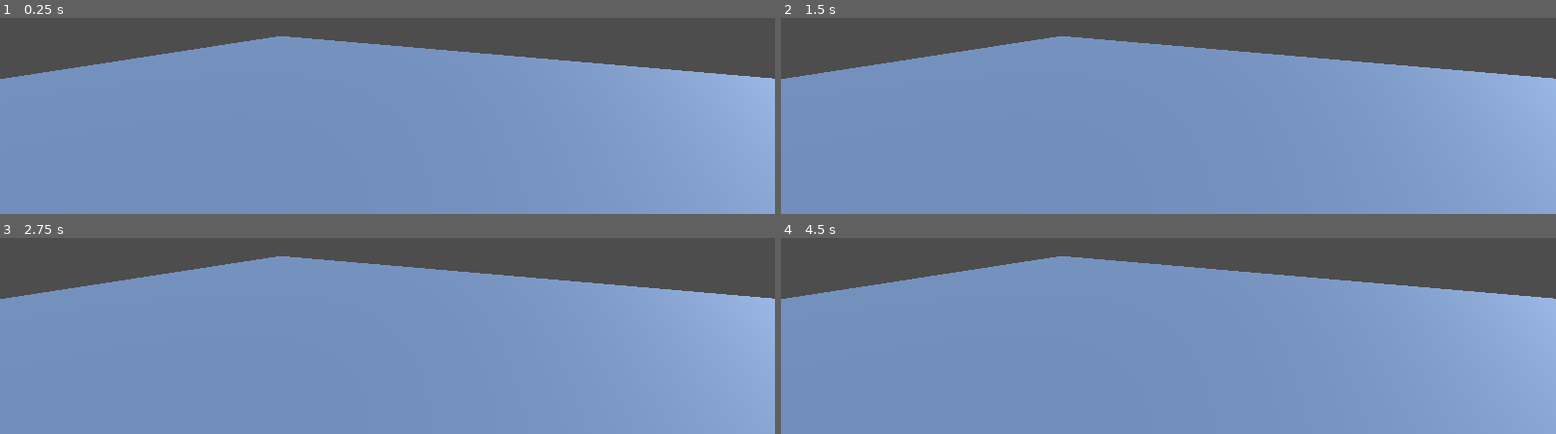
Above: before the commit, frames 1-4 (two rows, left to right).
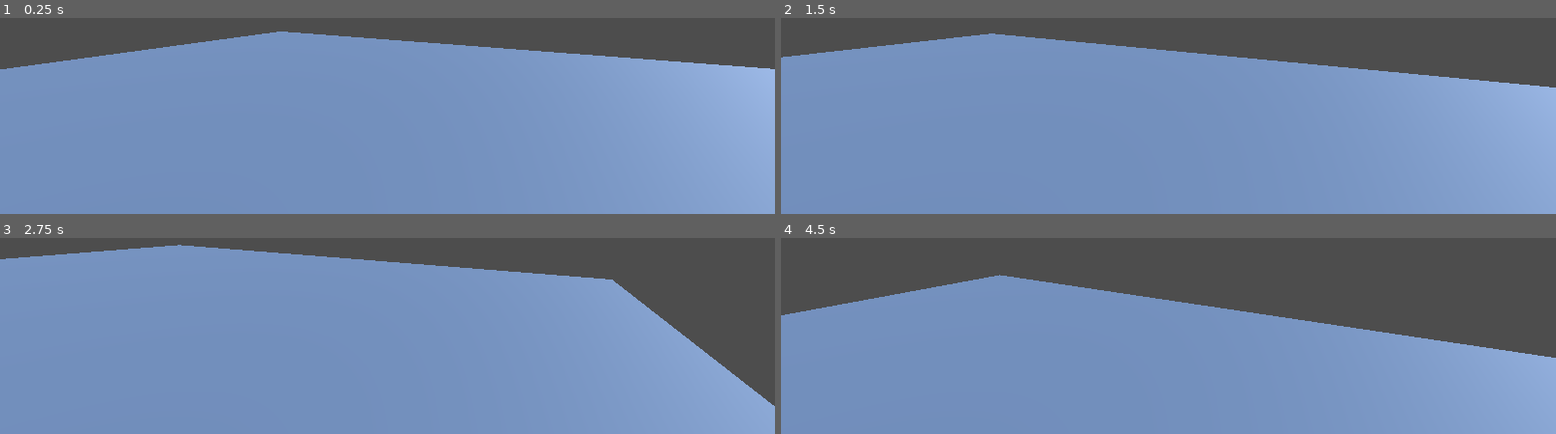
Above: after the commit, the same moments.

Repository: chpassos/fps_test
Game: Godot game, scene res://scenes/levels/world_test.tscn
The game is run twice, just before and just after one commit, with the same random seed, the same clock (stepped at 60 frames per second) and the same inputs. The project has no main scene, so this scene is started directly.
Inputs:
- Up to frame 1 (0.25 s): no input
- Up to frame 2 (1.5 s): tap Enter at 0.5 s; hold D (move_right, bound only after the commit) 0.53-1.28 s; tap Space (jump, bound only after the commit) at 0.6, 0.77, 1.07, 1.35 s; hold S (move_backward, bound only after the commit) from 1.28 s (still down)
- Up to frame 3 (2.75 s): tap Space (jump, bound only after the commit) at 1.52, 1.82, 2.1 s; release S (move_backward, bound only after the commit) at 2.03 s; hold D (move_right, bound only after the commit) from 2.03 s (still down)
- Up to frame 4 (4.5 s): release D (move_right, bound only after the commit) at 2.78 s; hold W (move_forward, bound only after the commit) 2.78-3.53 s; tap Space (jump, bound only after the commit) at 2.85, 3.02, 3.32, 3.6, 3.77, 4.07, 4.35 s; hold A (move_left, bound only after the commit) from 3.53 s (still down)

The runs differ from the first frame. In frame 1, 3.6% of the frame differs, in the area x 0-100%, y 6-32%; in frame 2, 4.9%; in frame 3, 11%; in frame 4, 17%, in the area x 0-100%, y 9-62%.

Commit message:
Add player basic movement (movement template script)

Diff:
--- a/project.godot
+++ b/project.godot
@@ -24,6 +24,34 @@
 "res://ui/": "pink"
 }
 
+[input]
+
+move_forward={
+"deadzone": 0.5,
+"events": [Object(InputEventKey,"resource_local_to_scene":false,"resource_name":"","device":-1,"window_id":0,"alt_pressed":false,"shift_pressed":false,"ctrl_pressed":false,"meta_pressed":false,"pressed":false,"keycode":0,"physical_keycode":87,"key_label":0,"unicode":119,"location":0,"echo":false,"script":null)
+]
+}
+move_backward={
+"deadzone": 0.5,
+"events": [Object(InputEventKey,"resource_local_to_scene":false,"resource_name":"","device":-1,"window_id":0,"alt_pressed":false,"shift_pressed":false,"ctrl_pressed":false,"meta_pressed":false,"pressed":false,"keycode":0,"physical_keycode":83,"key_label":0,"unicode":115,"location":0,"echo":false,"script":null)
+]
+}
+move_right={
+"deadzone": 0.5,
+"events": [Object(InputEventKey,"resource_local_to_scene":false,"resource_name":"","device":-1,"window_id":0,"alt_pressed":false,"shift_pressed":false,"ctrl_pressed":false,"meta_pressed":false,"pressed":false,"keycode":0,"physical_keycode":68,"key_label":0,"unicode":100,"location":0,"echo":false,"script":null)
+]
+}
+move_left={
+"deadzone": 0.5,
+"events": [Object(InputEventKey,"resource_local_to_scene":false,"resource_name":"","device":-1,"window_id":0,"alt_pressed":false,"shift_pressed":false,"ctrl_pressed":false,"meta_pressed":false,"pressed":false,"keycode":0,"physical_keycode":65,"key_label":0,"unicode":97,"location":0,"echo":false,"script":null)
+]
+}
+jump={
+"deadzone": 0.5,
+"events": [Object(InputEventKey,"resource_local_to_scene":false,"resource_name":"","device":-1,"window_id":0,"alt_pressed":false,"shift_pressed":false,"ctrl_pressed":false,"meta_pressed":false,"pressed":false,"keycode":0,"physical_keycode":32,"key_label":0,"unicode":32,"location":0,"echo":false,"script":null)
+]
+}
+
 [rendering]
 
 renderer/rendering_method="gl_compatibility"
--- /dev/null
+++ b/scenes/player/player.gd
@@ -0,0 +1,28 @@
+extends CharacterBody3D
+
+
+const SPEED = 5.0
+const JUMP_VELOCITY = 4.5
+
+
+func _physics_process(delta):
+	# Add the gravity.
+	if not is_on_floor():
+		velocity += get_gravity() * delta
+
+	# Handle jump.
+	if Input.is_action_just_pressed("jump") and is_on_floor():
+		velocity.y = JUMP_VELOCITY
+
+	# Get the input direction and handle the movement/deceleration.
+	# As good practice, you should replace UI actions with custom gameplay actions.
+	var input_dir = Input.get_vector("move_left", "move_right", "move_forward", "move_backward")
+	var direction = (transform.basis * Vector3(input_dir.x, 0, input_dir.y)).normalized()
+	if direction:
+		velocity.x = direction.x * SPEED
+		velocity.z = direction.z * SPEED
+	else:
+		velocity.x = move_toward(velocity.x, 0, SPEED)
+		velocity.z = move_toward(velocity.z, 0, SPEED)
+
+	move_and_slide()
--- a/scenes/player/player.tscn
+++ b/scenes/player/player.tscn
@@ -1,10 +1,13 @@
-[gd_scene load_steps=3 format=3 uid="uid://cadd6mv37kego"]
+[gd_scene load_steps=4 format=3 uid="uid://cadd6mv37kego"]
+
+[ext_resource type="Script" path="res://scenes/player/player.gd" id="1_b82jt"]
 
 [sub_resource type="CapsuleShape3D" id="CapsuleShape3D_1rbmp"]
 
 [sub_resource type="CapsuleMesh" id="CapsuleMesh_0yxtb"]
 
 [node name="Player" type="CharacterBody3D"]
+script = ExtResource("1_b82jt")
 
 [node name="CollisionShape3D" type="CollisionShape3D" parent="."]
 shape = SubResource("CapsuleShape3D_1rbmp")
@@ -16,3 +19,7 @@
 
 [node name="Camera3D" type="Camera3D" parent="CameraController"]
 transform = Transform3D(1, 0, 0, 0, 1, 0, 0, 0, 1, 0, 0.532511, 0)
+
+[node name="ReflectionProbe" type="ReflectionProbe" parent="CameraController/Camera3D"]
+visible = false
+update_mode = 1
